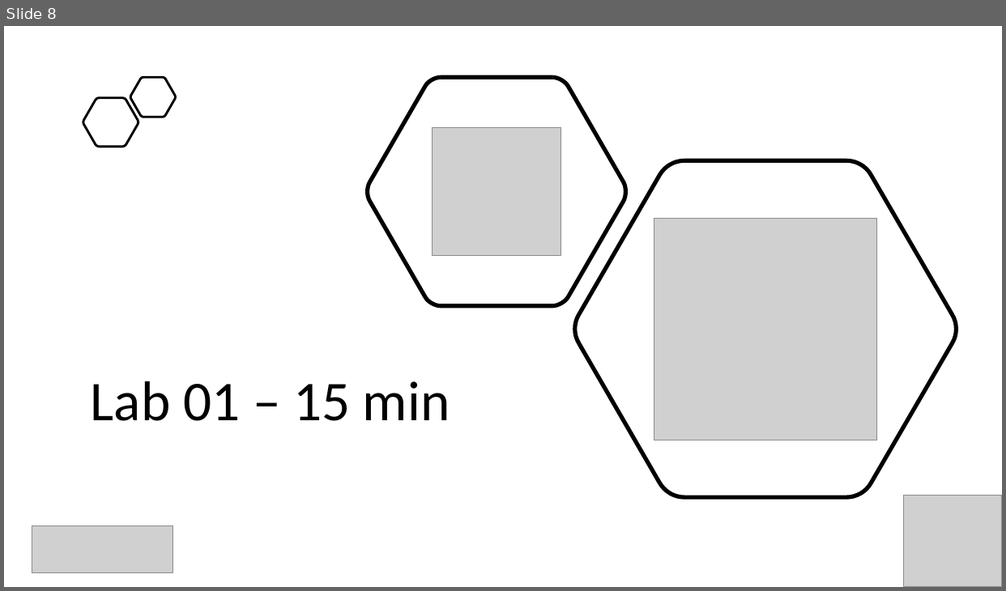
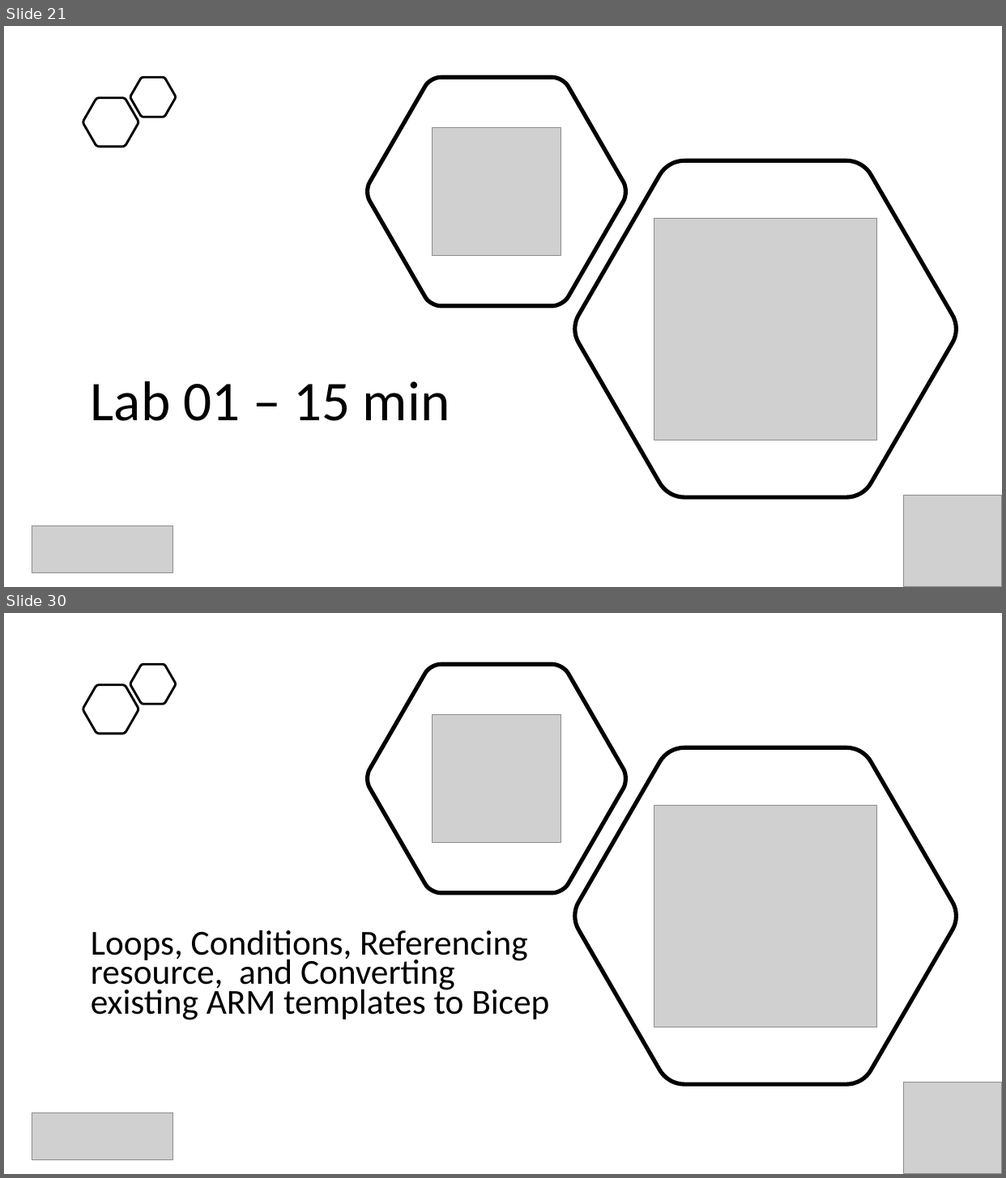
Before and after one commit to evgenyb/aks-workshops, a slide deck: 03-immutable-aks-infrastructure-with-bicep/slides/Immutable AKS Infrastructure with Bicep.pptx. Shown one above the other, each under a label of ours: slide 8 before the commit, slides 21 and 30 after it; the slides between them are not shown. The pictures are 1006x591 and 1006x1178 pixels, drawn with LibreOffice and Linux fonts; fonts in the diff are those of the drawing; grey boxes stand for pictures. Boxes give left, top, right and bottom in pixels: in the first picture for what was removed or moved away, otherwise in the second. Text is boxed around its words. In the diff, an @@ line names an element or a change of style, - is before the commit and + after.

```diff
--- a/03-immutable-aks-infrastructure-with-bicep/slides/Immutable AKS Infrastructure with Bicep.pptx
+++ b/03-immutable-aks-infrastructure-with-bicep/slides/Immutable AKS Infrastructure with Bicep.pptx
@@ slide 30 added at <box>4,613,1002,1174</box>, background #FFFFFF @@
@@ freeform shape added at <box>83,685,138,734</box>, outline #000000 2.25 pt @@
@@ freeform shape added at <box>130,664,176,704</box>, outline #000000 2.25 pt @@
@@ freeform shape added at <box>368,664,626,893</box>, outline #000000 4 pt @@
@@ picture added at <box>432,715,560,843</box> @@
@@ freeform shape added at <box>573,747,957,1084</box>, outline #000000 4 pt @@
@@ picture added at <box>654,806,877,1028</box> @@
@@ text added at <box>91,931,549,1020</box>, 33.8 pt, text #000000 @@
+Loops, Conditions, Referencing resource, and Converting existing ARM templates to Bicep
@@ picture added at <box>904,1082,1002,1174</box> @@
@@ picture added at <box>32,1114,173,1161</box> @@
@@ what was slide 8 is now slide 21 @@
```
Also in this commit, not shown: 29 other slides added, 4 other files.
